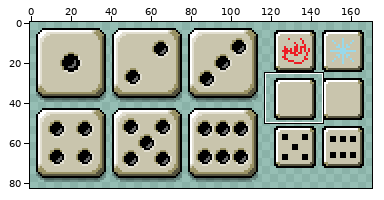
Sprite sheet -- Assets/Art/DiceFaceChoiceImages.png. Above: a wide view before the commit, with the close-up outlined.
Close-up. As it was:
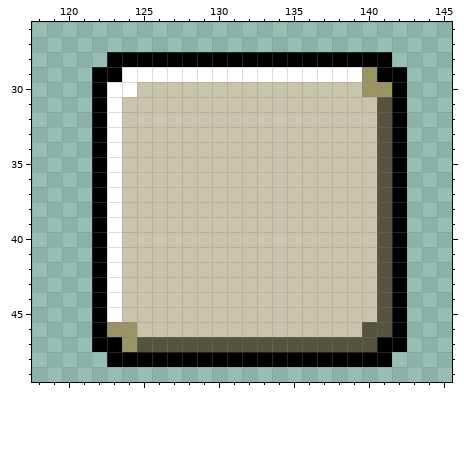
The file is 171x83 pixels. Colours within 5 levels of each other are drawn and written as one. Shown: x 118..145, y 26..49.
After the commit:
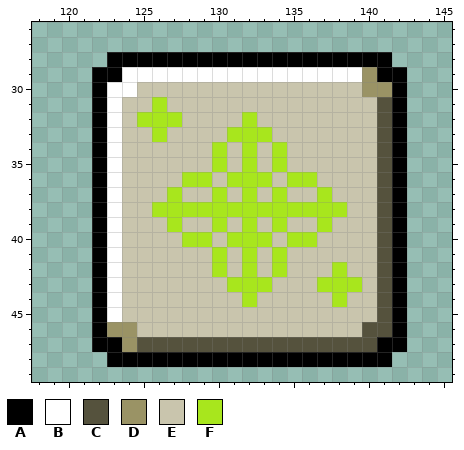
Palette (. is transparent): A #000000  B #ffffff  C #55523d  D #9a9365  E #c9c5ad  F #a8e61d
Difference:
{"y":31,"x":126,"old":"E","new":"F"}
{"y":32,"x":125,"old":"EEE","new":"FFF"}
{"y":32,"x":132,"old":"E","new":"F"}
{"y":33,"x":126,"old":"E","new":"F"}
{"y":33,"x":131,"old":"EEE","new":"FFF"}
{"y":34,"x":130,"old":"E","new":"F"}
{"y":34,"x":132,"old":"E","new":"F"}
{"y":34,"x":134,"old":"E","new":"F"}
{"y":35,"x":130,"old":"E","new":"F"}
{"y":35,"x":132,"old":"E","new":"F"}
{"y":35,"x":134,"old":"E","new":"F"}
{"y":36,"x":128,"old":"EE","new":"FF"}
{"y":36,"x":131,"old":"EEE","new":"FFF"}
{"y":36,"x":135,"old":"EE","new":"FF"}
{"y":37,"x":127,"old":"E","new":"F"}
{"y":37,"x":130,"old":"E","new":"F"}
{"y":37,"x":132,"old":"E","new":"F"}
{"y":37,"x":134,"old":"E","new":"F"}
{"y":37,"x":137,"old":"E","new":"F"}
{"y":38,"x":126,"old":"EEEEEEEEEEEEE","new":"FFFFFFFFFFFFF"}
{"y":39,"x":127,"old":"E","new":"F"}
{"y":39,"x":130,"old":"E","new":"F"}
{"y":39,"x":132,"old":"E","new":"F"}
{"y":39,"x":134,"old":"E","new":"F"}
{"y":39,"x":137,"old":"E","new":"F"}
{"y":40,"x":128,"old":"EE","new":"FF"}
{"y":40,"x":131,"old":"EEE","new":"FFF"}
{"y":40,"x":135,"old":"EE","new":"FF"}
{"y":41,"x":130,"old":"E","new":"F"}
{"y":41,"x":132,"old":"E","new":"F"}
{"y":41,"x":134,"old":"E","new":"F"}
{"y":42,"x":130,"old":"E","new":"F"}
{"y":42,"x":132,"old":"E","new":"F"}
{"y":42,"x":134,"old":"E","new":"F"}
{"y":42,"x":138,"old":"E","new":"F"}
{"y":43,"x":131,"old":"EEE","new":"FFF"}
{"y":43,"x":137,"old":"EEE","new":"FFF"}
{"y":44,"x":132,"old":"E","new":"F"}
{"y":44,"x":138,"old":"E","new":"F"}
{"label":"changed","picture_box":[137,97,362,307]}
